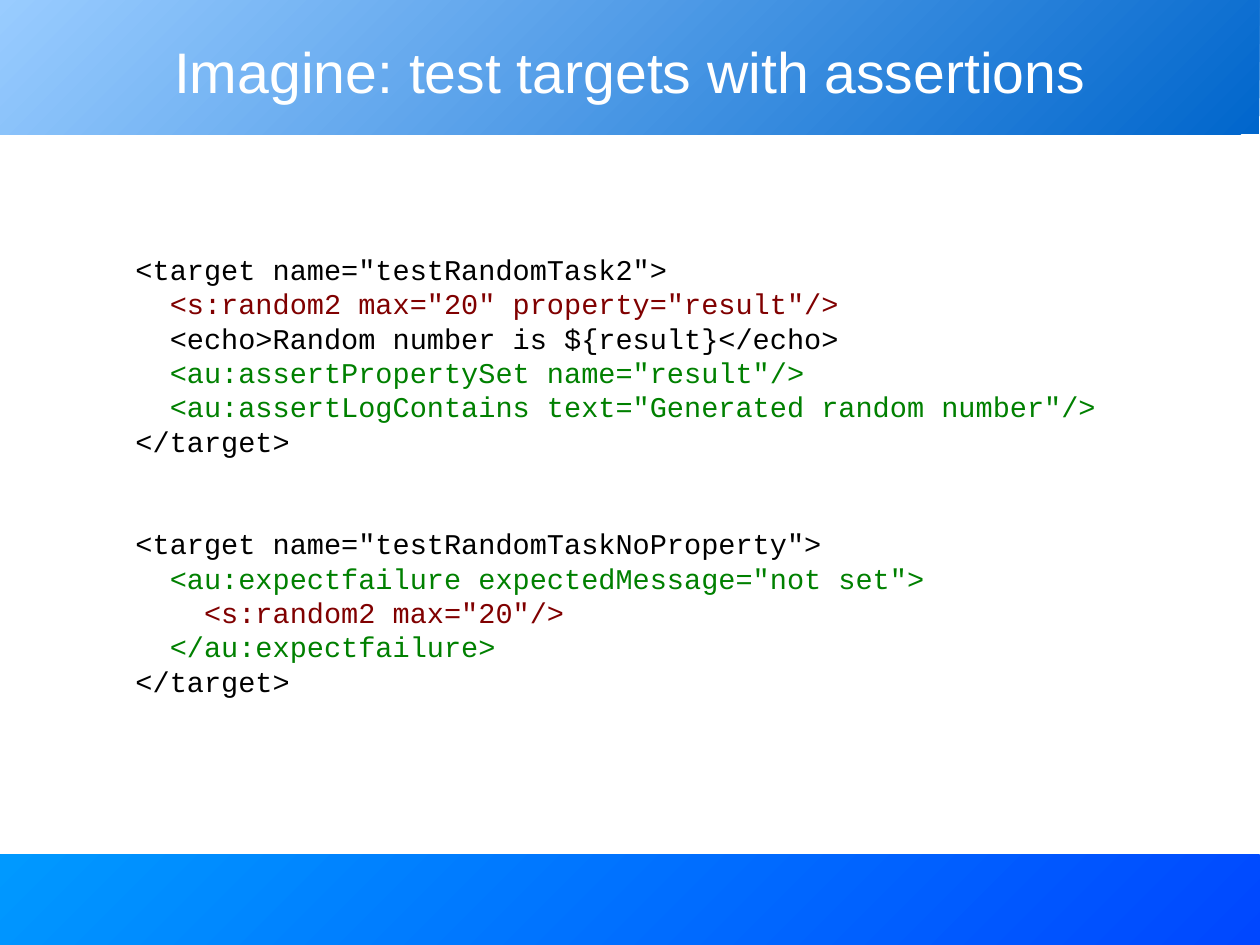
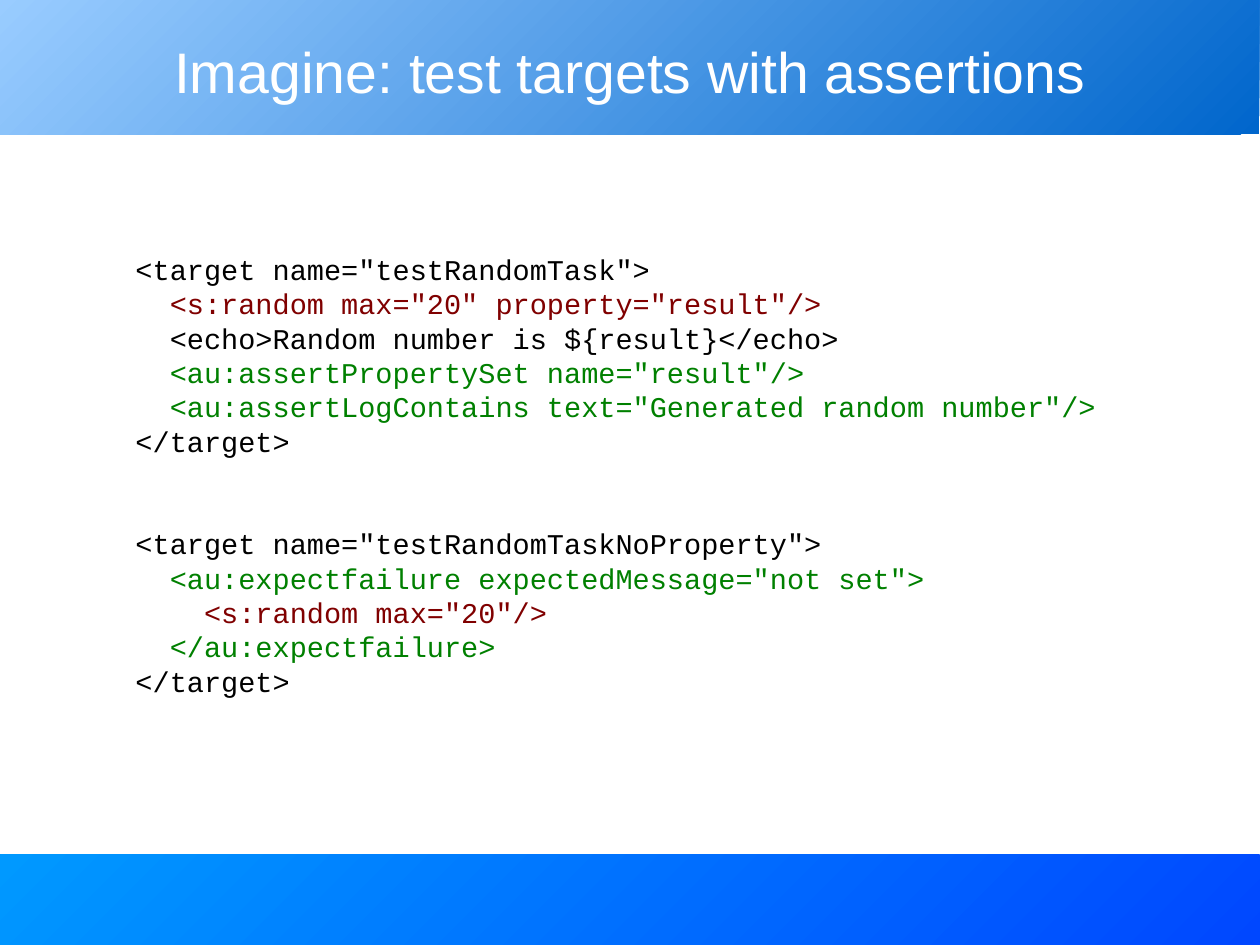
Before and after one commit to BeatrizTercero/repoSvnAnt, a slide deck: slide 10 of core/trunk/docs/slides/extending_ant.odp (slide 9 before the commit). Drawn at 1260x945 pixels with LibreOffice and Linux fonts; fonts in the diff are those of the drawing. Boxes give left, top, right and bottom in pixels: in the first picture for what was removed or moved away, otherwise in the second. Text is boxed around its words. In the diff, an @@ line names an element or a change of style, - is before the commit and + after.

```diff
--- a/core/trunk/docs/slides/extending_ant.odp
+++ b/core/trunk/docs/slides/extending_ant.odp
@@ text at (135, 260, 822, 320): text changed @@
-<target name="testRandomTask2">
-<s:random2 max="20" property="result"/>
+<target name="testRandomTask">
+<s:random max="20" property="result"/>
@@ text at (204, 603, 546, 624): text changed @@
-<s:random2 max="20"/>
+<s:random max="20"/>
```
Also in this commit, not shown: 11 other slides changed, 4 slides added, 2 slides removed.
